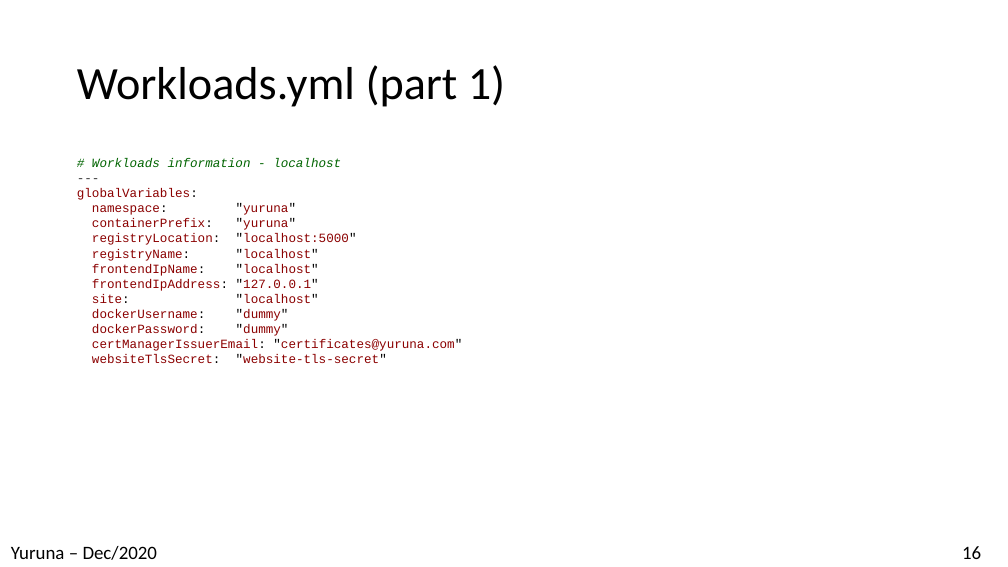
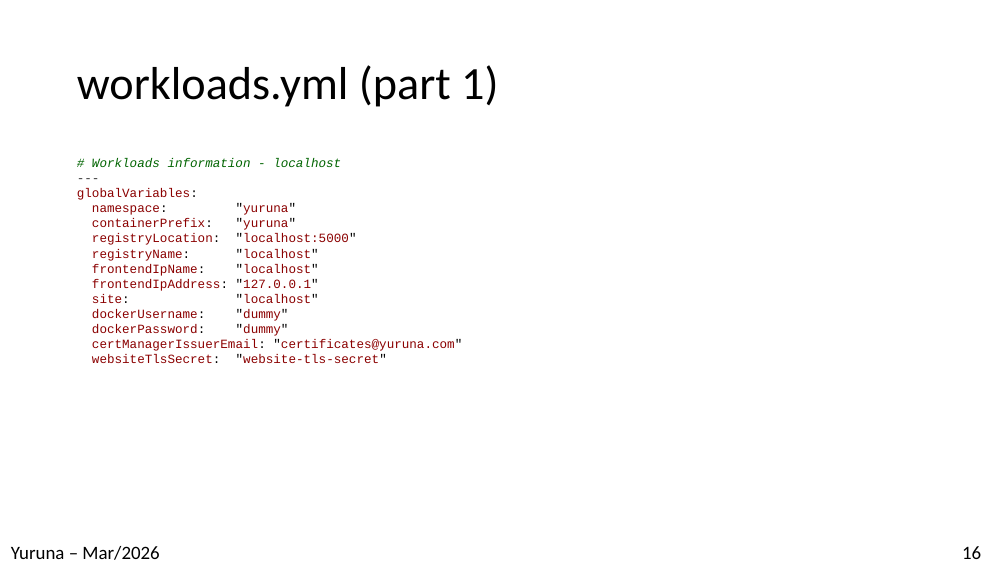
Before and after one commit to alissonsol/yuruna, a slide deck: slide 16 of docs/yuruna.pptx. Drawn at 1008x567 pixels with LibreOffice and Linux fonts; fonts in the diff are those of the drawing. Boxes give left, top, right and bottom in pixels: in the first picture for what was removed or moved away, otherwise in the second. Text is boxed around its words. In the diff, an @@ line names an element or a change of style, - is before the commit and + after.

```diff
--- a/docs/yuruna.pptx
+++ b/docs/yuruna.pptx
@@ title at [77,65,498,107]: text changed @@
-Workloads.yml (part 1)
+workloads.yml (part 1)
@@ text at [11,546,159,560]: text changed @@
-Yuruna – Dec/2020
+Yuruna – Mar/2026
```
Also in this commit, not shown: 17 other slides changed, 7 other files.
